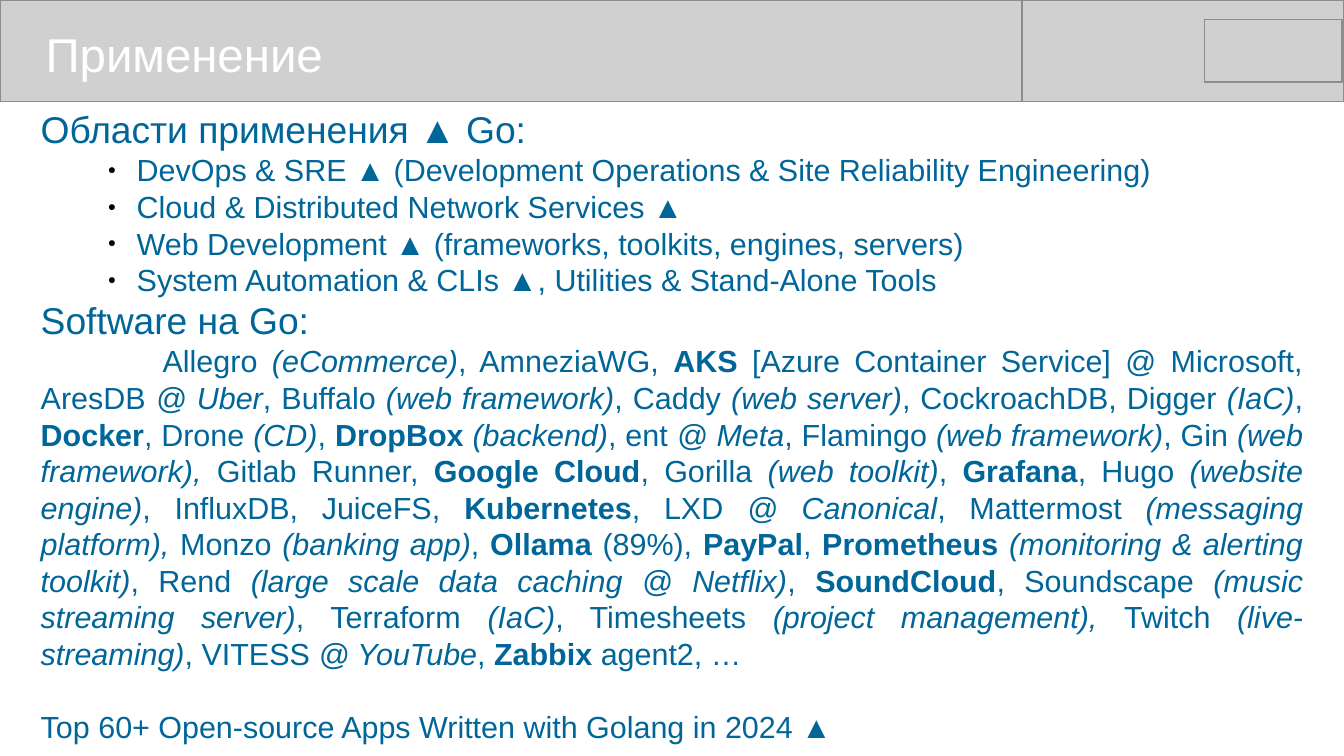
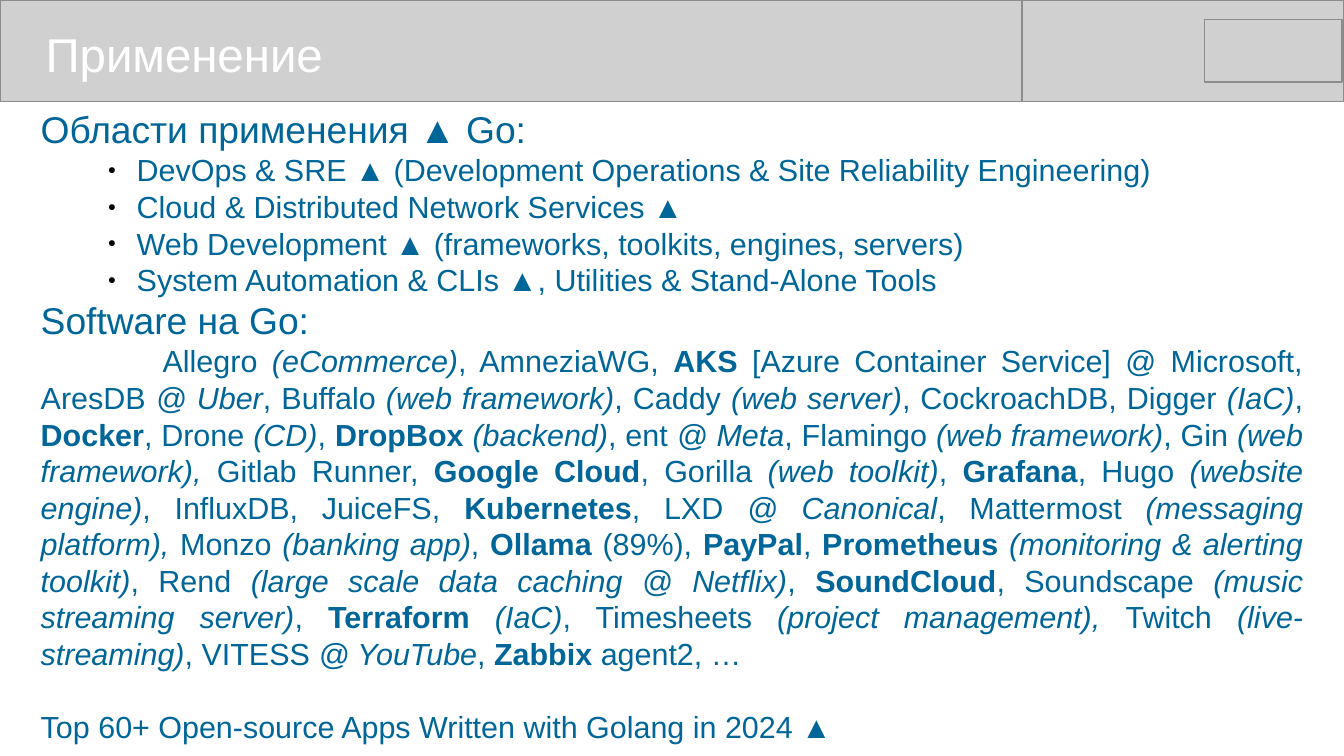
Before and after one commit to mike-shock/Go_language, a slide deck: slide 39 of Go_Review.odp (slide 36 before the commit). Drawn at 1344x756 pixels with LibreOffice and Linux fonts; fonts in the diff are those of the drawing; grey boxes stand for pictures. Boxes give left, top, right and bottom in pixels: in the first picture for what was removed or moved away, otherwise in the second. Text is boxed around its words. In the diff, an @@ line names an element or a change of style, - is before the commit and + after.

```diff
--- a/Go_Review.odp
+++ b/Go_Review.odp
@@ text at (41, 350, 1303, 671): bold on in "Terraform" @@
```
Also in this commit, not shown: 13 other slides changed, 2 slides added, 2 other files.
